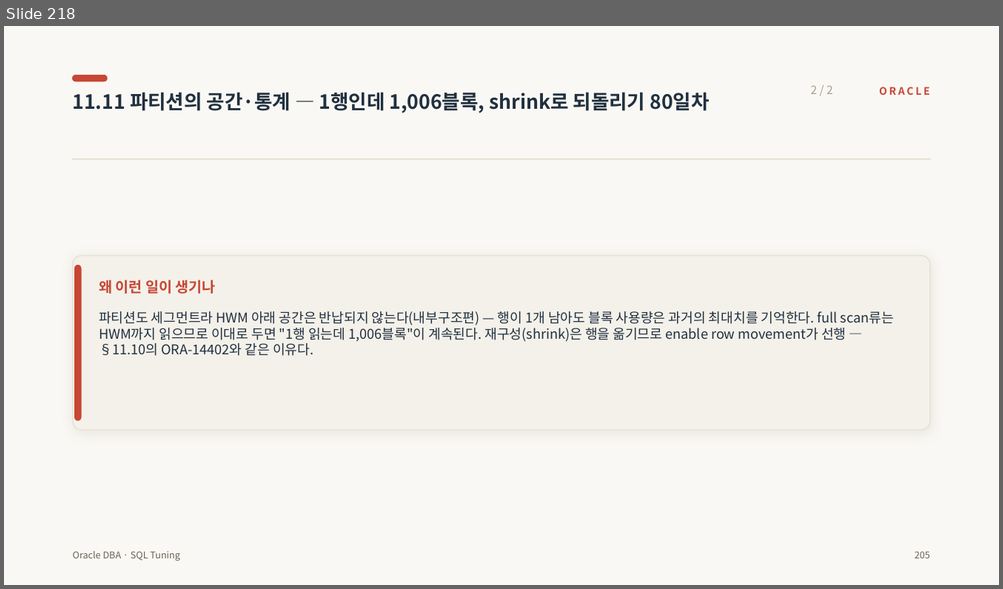
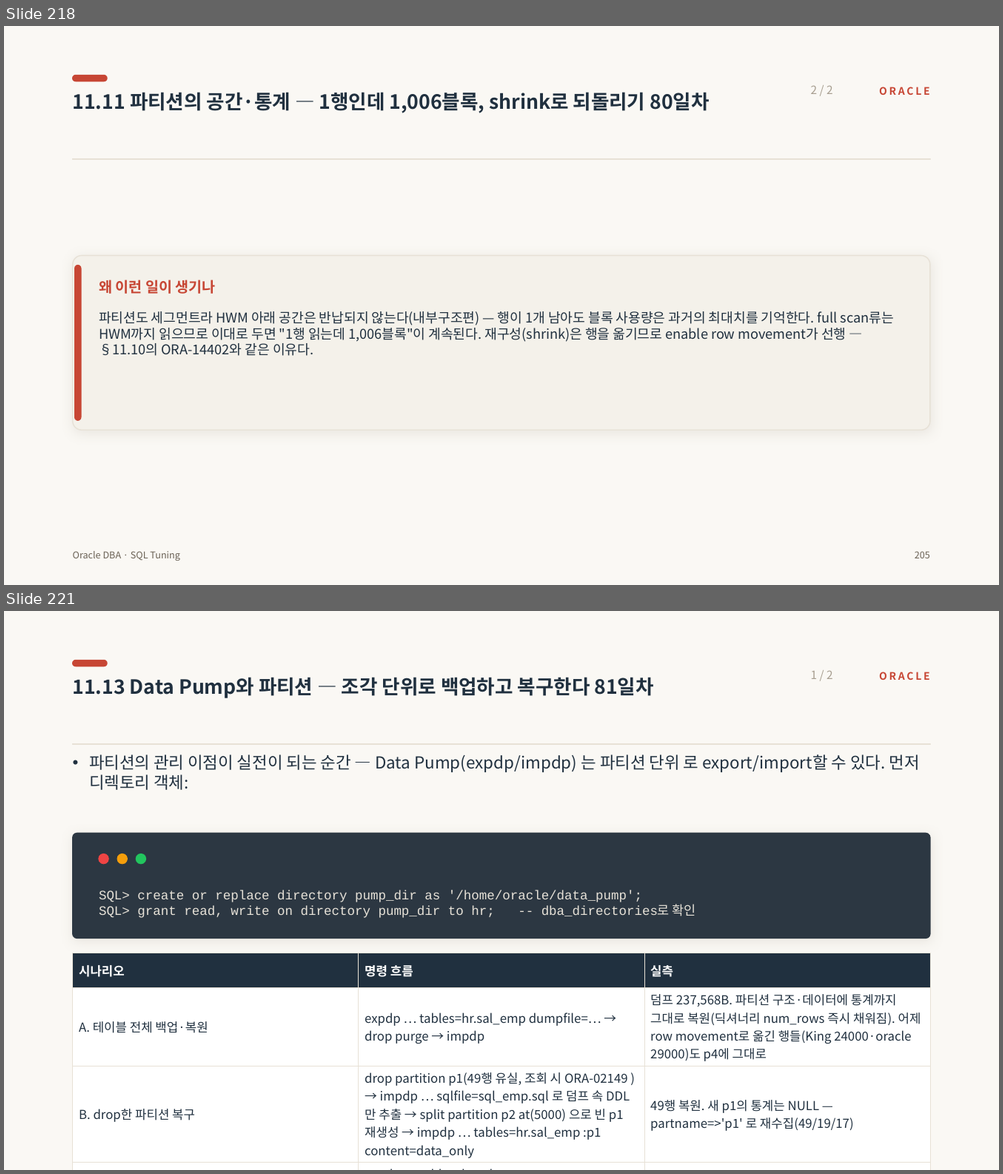
Before and after one commit to jokwangwon/ora-ppt-gen, a slide deck: files/sql_tuning.pptx. Shown one above the other, each under a label of ours: slide 218 before the commit, slides 218 and 221 after it; the slides between them are not shown. The pictures are 1003x589 and 1003x1174 pixels, drawn with LibreOffice and Linux fonts; fonts in the diff are those of the drawing. Boxes give left, top, right and bottom in pixels: in the first picture for what was removed or moved away, otherwise in the second. Text is boxed around its words. In the diff, an @@ line names an element or a change of style, - is before the commit and + after.

```diff
--- a/files/sql_tuning.pptx
+++ b/files/sql_tuning.pptx
@@ slide 221 added at (x1=4, y1=611, x2=999, y2=1170), background #FAF8F4 @@
@@ rounded rectangle added at (x1=73, y1=661, x2=107, y2=667), fill #C74634, outline #C74634 1 pt @@
@@ text added at (x1=73, y1=677, x2=654, y2=698), 19 pt, text #20303F, bold @@
+11.13 Data Pump와 파티션 — 조각 단위로 백업하고 복구한다 81일차
@@ text added at (x1=811, y1=671, x2=833, y2=679), 11 pt, text #A79E90 @@
+1 / 2
@@ text added at (x1=879, y1=672, x2=930, y2=680), 10 pt, text #C74634, bold @@
+ORACLE
@@ rectangle added at (x1=73, y1=743, x2=930, y2=744), fill #E7E1D6, outline #E7E1D6 1 pt @@
@@ text added at (x1=89, y1=755, x2=919, y2=790), 16 pt, text #20303F @@
+• 파티션의 관리 이점이 실전이 되는 순간 — Data Pump(expdp/impdp) 는 파티션 단위 로 export/import할 수 있다. 먼저 디렉토리 객체:
@@ rounded rectangle added at (x1=73, y1=833, x2=930, y2=939), fill #2C3742, outline #2C3742 1 pt @@
@@ ellipse added at (x1=99, y1=854, x2=108, y2=864), fill #EF4444, outline #EF4444 1 pt @@
@@ ellipse added at (x1=117, y1=854, x2=127, y2=864), fill #F59E0B, outline #F59E0B 1 pt @@
@@ ellipse added at (x1=136, y1=854, x2=146, y2=864), fill #22C55E, outline #22C55E 1 pt @@
@@ text added at (x1=99, y1=891, x2=696, y2=918), 12.5 pt, text #E7E2D8 @@
+SQL> create or replace directory pump_dir as '/home/oracle/data_pump';
+SQL> grant read, write on directory pump_dir to hr; -- dba_directories로 확인
@@ table added at (x1=73, y1=954, x2=930, y2=1162), 4 rows, 3 columns @@
+시나리오 | 명령 흐름 | 실측
+A. 테이블 전체 백업·복원 | expdp … tables=hr.sal_emp dumpfile=… → drop purge → impdp | 덤프 237,568B. 파티션 구조·데이터에 통계까지 그대로 복원(딕셔너리 num_rows 즉시 채워짐). 어제 row movement로 옮긴 행들(King 24000·oracle 29000)도 p4에 그대로
+B. drop한 파티션 복구 | drop partition p1(49행 유실, 조회 시 ORA-02149 ) → impdp … sqlfile=sql_emp.sql 로 덤프 속 DDL만 추출 → split partition p2 at(5000) 으로 빈 p1 재생성 → impdp … tables=hr.sal_emp :p1 content=data_only | 49행 복원. 새 p1의 통계는 NULL — partname=>'p1' 로 재수집(49/19/17)
+C. 파티션만 백업·복원 | expdp … tables=hr.sal_emp :p1 → truncate partition p1 → impdp … :p1 content=data_only | 파티션 덤프 204,800B. truncate로 0행 → 49행 복원
```
Also in this commit, not shown: 9 slides changed, 19 other slides added, 11 other files.
